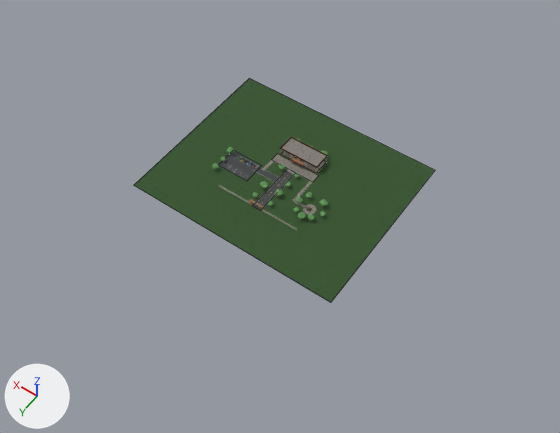
One commit to the Blender file output/imrd_campus.blend: the scene before it, then after it.
The view is the same before and after, from a 50 mm camera at (-274.0, 423.0, 554.0) aimed at (-14.0, 58.0, -20.0). The lights are fixed; the arrows at lower left show +X, +Y and +Z. The first picture is the older version. Mesh edges are drawn as thin lines on the coarser meshes.

The first picture shows 'Ground_Grass', 'Parking_Area', 'Roof_Main' and 15 more.
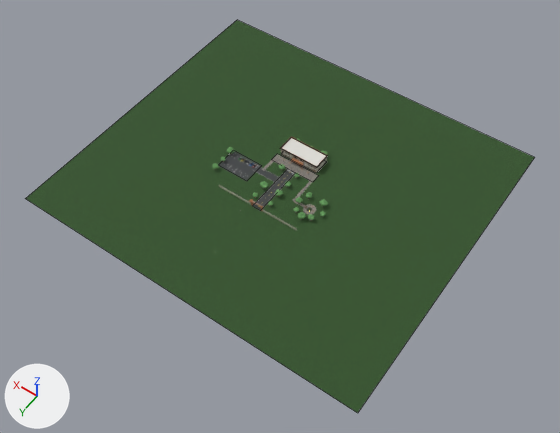
The change, as JSON lines over the scene's bpy script:
```json
{"op": "add", "block": "mat_mat_ceiling", "code": ["mat_mat_ceiling = principled_material('Mat_Ceiling')", "mat_mat_ceiling.base_color = (0.74, 0.72, 0.68)  # light grey #dfddd7", "mat_mat_ceiling.roughness = 0.82"]}
{"block": "me_ground_grass", "where": "# used by ob_ground_grass; location = (0.0, 30.0, -0.1)"}
{"op": "remove", "block": "me_ground_grass", "code": "me_ground_grass.from_pydata(...)  # 8 vertices, 6 faces; spans x -110.0..110.0, y -90.0..90.0, z 0.0"}
{"op": "add", "block": "me_ground_grass", "code": "me_ground_grass.from_pydata(...)  # 8 vertices, 6 faces; spans x -180.0..180.0, y -160.0..160.0, z 0.0"}
{"block": "me_ground_grass", "change": "me_ground_grass part 1: the whole mesh is scaled about its middle by (1.64, 1.78, 1)"}
{"block": "me_roof_main", "where": "me_roof_main.from_pydata(...)  # 8 vertices, 6 faces; spans x -20.9..20.9, y -8.9..8.9, z -0.2..0.2"}
{"op": "remove", "block": "me_roof_main", "code": "me_roof_main.materials.append(mat_mat_paving)"}
{"op": "add", "block": "me_roof_main", "code": "me_roof_main.materials.append(mat_mat_ceiling)  # light grey #dfddd7"}
```

Boxes (x1, y1, x2, y2) around the edits, measured in the pictures (560 x 433 px):
```json
{"object": "Ground_Grass", "change": "rescaled", "before": [134, 79, 435, 302], "after": [25, 20, 535, 413], "on screen": "69% wider, 76% taller"}
{"object": "Roof_Main", "change": "recoloured", "before": [280, 138, 326, 166], "after": [280, 138, 326, 166], "on screen": "grey to light grey"}
```
